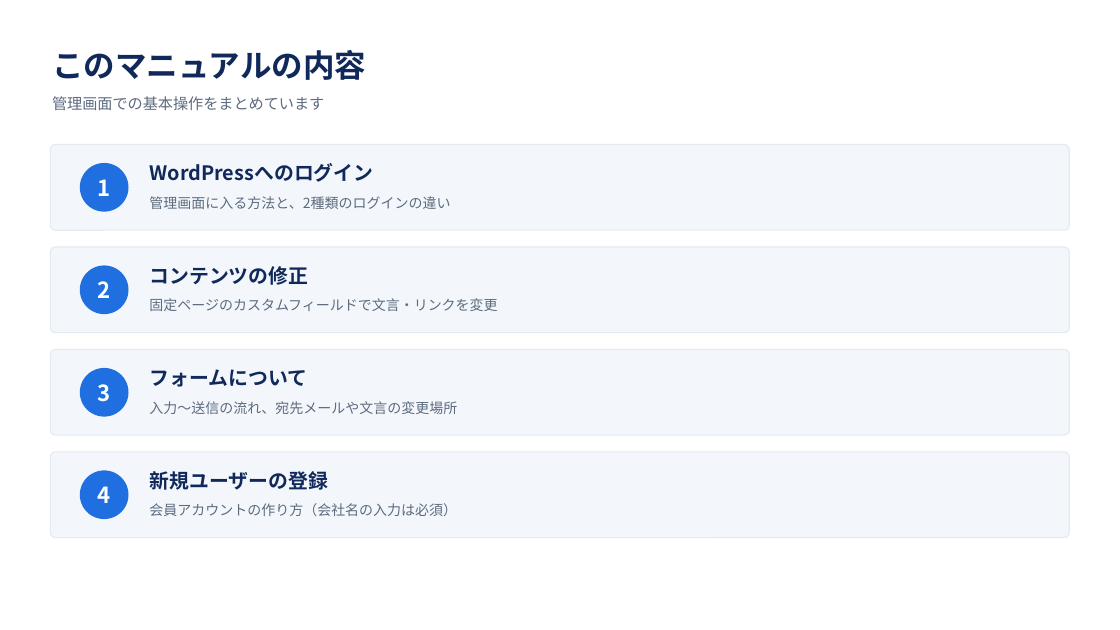
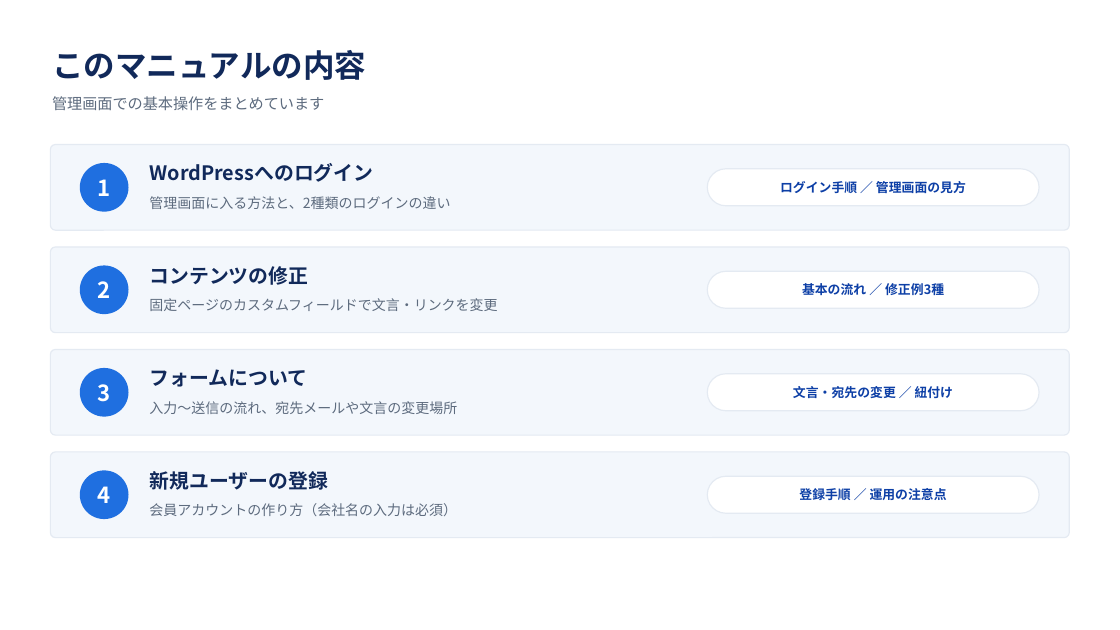
Before and after one commit to tagukichi/tsunagu, a slide deck: slide 2 of docs/manual/つなぐ依頼ページ_運用マニュアル.pptx. Drawn at 1120x630 pixels with LibreOffice and Linux fonts; fonts in the diff are those of the drawing. Boxes give left, top, right and bottom in pixels: in the first picture for what was removed or moved away, otherwise in the second. Text is boxed around its words. In the diff, an @@ line names an element or a change of style, - is before the commit and + after.

```diff
--- a/docs/manual/つなぐ依頼ページ_運用マニュアル.pptx
+++ b/docs/manual/つなぐ依頼ページ_運用マニュアル.pptx
@@ rounded rectangle added at [707, 169, 1039, 206], fill #FFFFFF, outline #E4EAF2 1 pt @@
@@ text added at [780, 181, 966, 193], 11 pt, text #0D3FA6, bold @@
+ログイン手順 ／ 管理画面の見方
@@ rounded rectangle added at [707, 271, 1039, 308], fill #FFFFFF, outline #E4EAF2 1 pt @@
@@ text added at [802, 283, 944, 295], 11 pt, text #0D3FA6, bold @@
+基本の流れ ／ 修正例3種
@@ rounded rectangle added at [707, 374, 1039, 411], fill #FFFFFF, outline #E4EAF2 1 pt @@
@@ text added at [793, 386, 954, 398], 11 pt, text #0D3FA6, bold @@
+文言・宛先の変更 ／ 紐付け
@@ rounded rectangle added at [707, 476, 1039, 513], fill #FFFFFF, outline #E4EAF2 1 pt @@
@@ text added at [799, 486, 947, 504], 11 pt, text #0D3FA6, bold @@
+登録手順 ／ 運用の注意点
```
Also in this commit, not shown: 6 other slides changed, 1 other file.
